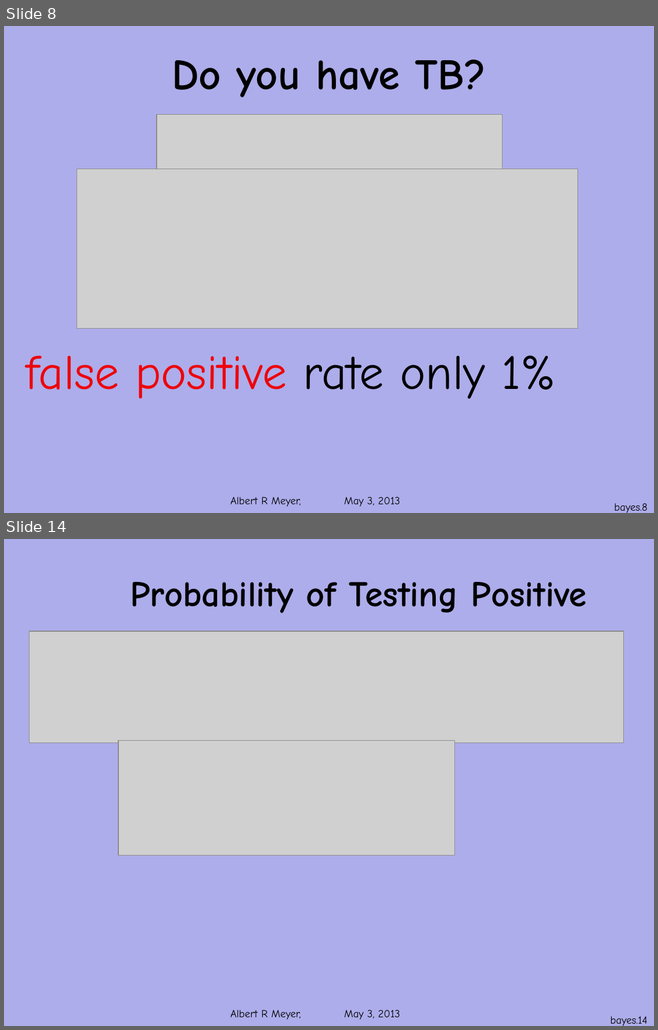
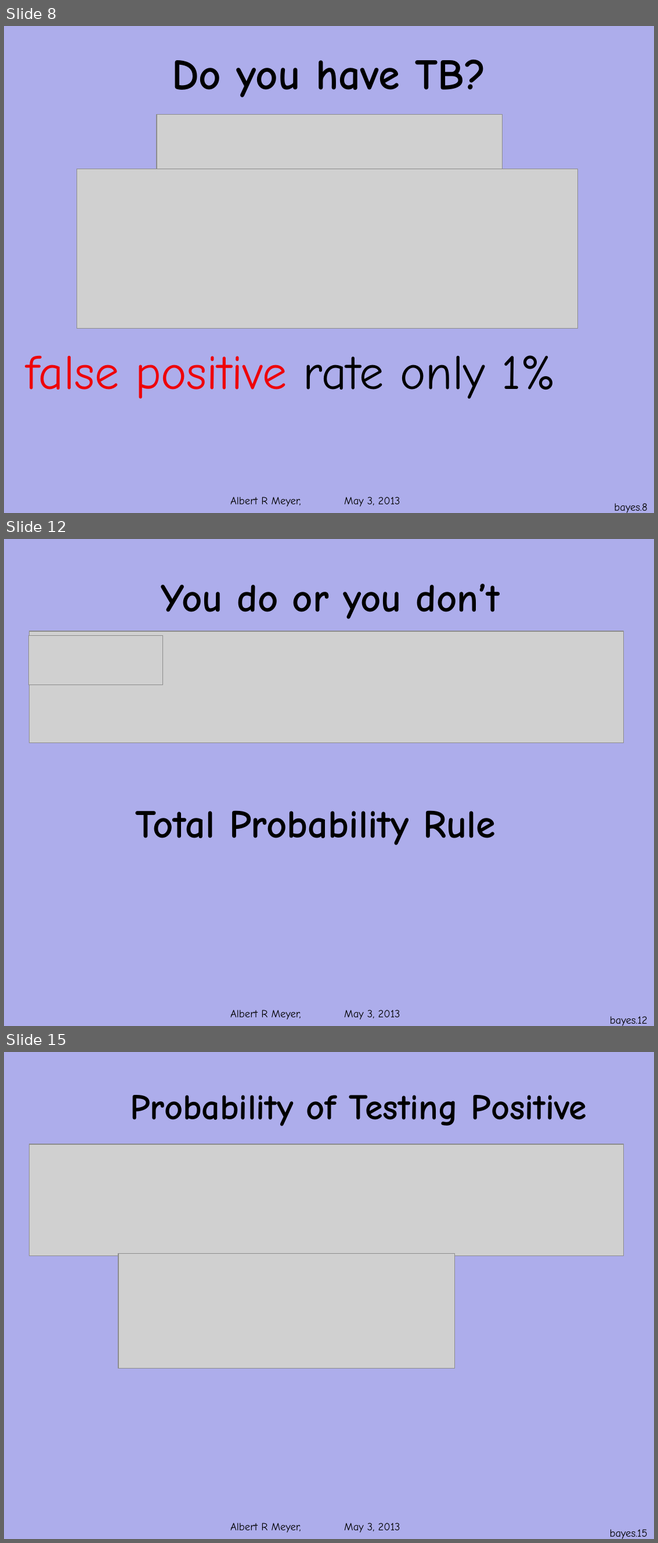
Before and after one commit to armeyer/mcs_web, a slide deck: spring13/slides13/prob-bayes.pptx. Shown one above the other, each under a label of ours: slides 8 and 14 before the commit, slides 8, 12 and 15 after it; the slides between them are not shown. The pictures are 658x1030 and 658x1543 pixels, drawn with LibreOffice and Linux fonts; fonts in the diff are those of the drawing; grey boxes stand for pictures; background and template pictures are left out. Boxes give left, top, right and bottom in pixels: in the first picture for what was removed or moved away, otherwise in the second. Text is boxed around its words. In the diff, an @@ line names an element or a change of style, - is before the commit and + after.

Commit message:
edit probcond-monty prob-mutual-independence prob-bayes.pptx

```diff
--- a/spring13/slides13/prob-bayes.pptx
+++ b/spring13/slides13/prob-bayes.pptx
@@ slide 12 added at (4,539,654,1026), background #ADADEB; not listed: 1 template element that a slide beside it also shows @@
@@ text added at (161,584,500,619), 44 pt, text #000000, bold @@
+You do or you don’t
@@ picture added at (29,636,162,685) @@
@@ picture added at (30,631,623,743) @@
@@ line added from (90, 791) to (90, 791), #000000 0.75 pt @@
@@ text added at (135,810,495,845), 44 pt, text #000000, bold @@
+Total Probability Rule
@@ page number added at (610,1016,647,1026), 12 pt, text #000000 @@
+bayes.12
@@ what was slide 14 is now slide 15 @@
@@ page number at (610,1529,647,1539): text changed @@
-bayes.14
+bayes.15
```
Also in this commit, not shown: 10 slides changed, 2 other files.
